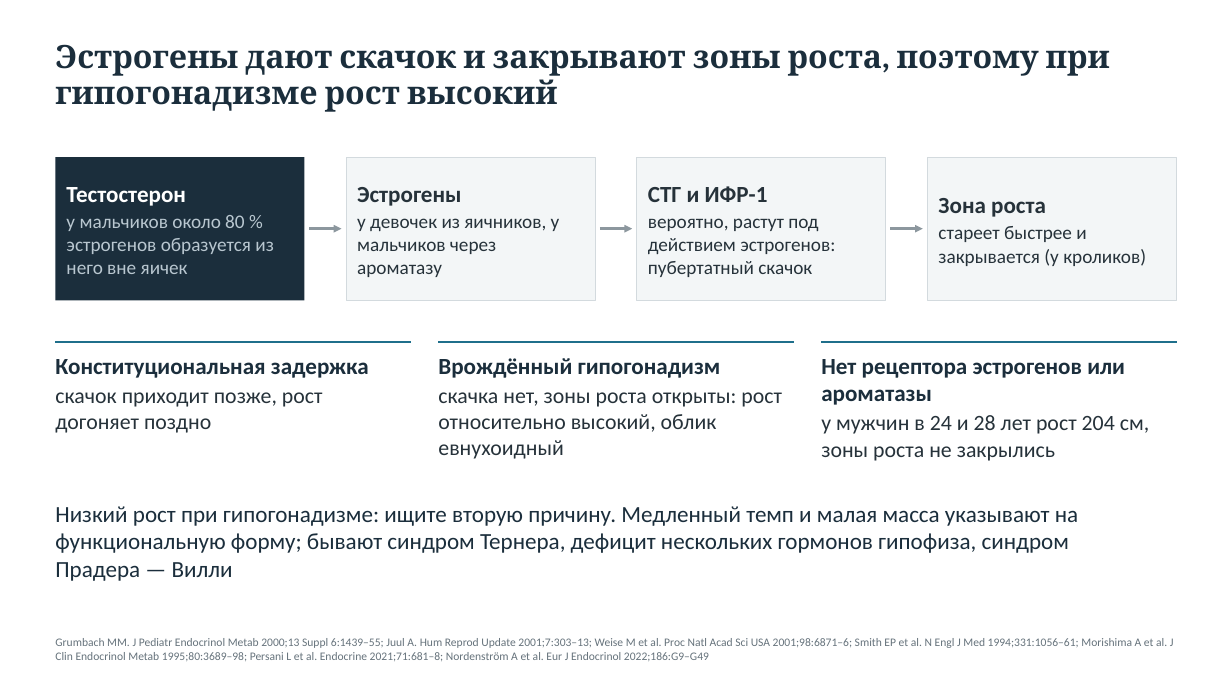
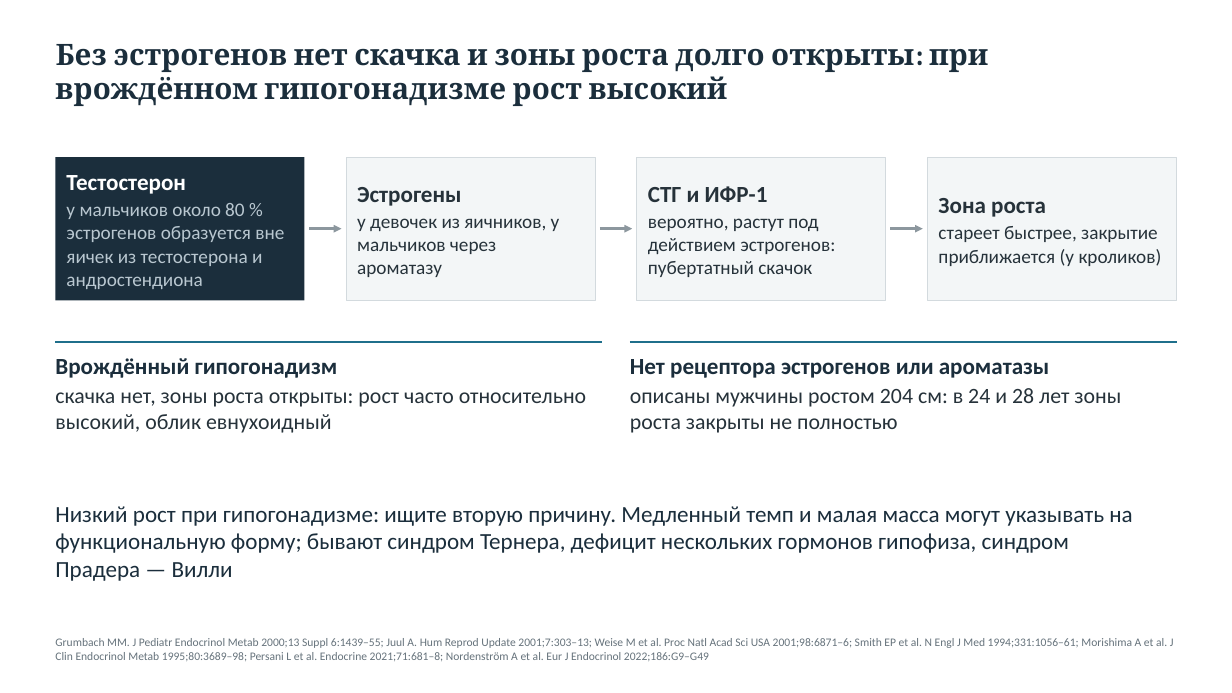
Before and after one commit to drabdulbosit1-eng/my-test-cloud, a slide deck: slide 29 of Endo_short_stature/Эндокринные причины низкорослости 2026.pptx. Drawn at 1232x693 pixels with LibreOffice and Linux fonts; fonts in the diff are those of the drawing. Boxes give left, top, right and bottom in pixels: in the first picture for what was removed or moved away, otherwise in the second. Text is boxed around its words. In the diff, an @@ line names an element or a change of style, - is before the commit and + after.

```diff
--- a/Endo_short_stature/Эндокринные причины низкорослости 2026.pptx
+++ b/Endo_short_stature/Эндокринные причины низкорослости 2026.pptx
@@ text at [55,44,988,106]: text changed; size 25 to 23 pt @@
-Эстрогены дают скачок и закрывают зоны роста, поэтому при гипогонадизме рост высокий
+Без эстрогенов нет скачка и зоны роста долго открыты: при врождённом гипогонадизме рост высокий
@@ text at [66,203,284,289]: text changed @@
-у мальчиков около 80 % эстрогенов образуется из него вне яичек
+у мальчиков около 80 % эстрогенов образуется вне яичек из тестостерона и андростендиона
@@ text at [938,226,1162,266]: text changed @@
-стареет быстрее и закрывается (у кроликов)
+стареет быстрее, закрытие приближается (у кроликов)
@@ line moved from (55, 342) - (410, 342) to (55, 342) - (603, 342) @@
@@ text "Врождённый гипогонадизм": place and size @@
-text "Врождённый гипогонадизм" at [438,358,782,459]
+text "Врождённый гипогонадизм" at [55,358,586,433]
@@ text removed at [55,359,369,433] @@
-Конституциональная задержка
-скачок приходит позже, рост догоняет поздно
@@ line moved from (438, 342) - (794, 342) to (630, 342) - (1177, 342) @@
@@ text "Нет рецептора эстрогенов или ароматазы": place and size @@
-text "Нет рецептора эстрогенов или ароматазы" at [821,359,1149,461]
+text "Нет рецептора эстрогенов или ароматазы" at [630,359,1121,433]
@@ text at [630,388,1121,433]: text changed @@
-у мужчин в 24 и 28 лет рост 204 см, зоны роста не закрылись
+описаны мужчины ростом 204 см: в 24 и 28 лет зоны роста закрыты не полностью
@@ text at [55,392,586,433]: text changed @@
-скачка нет, зоны роста открыты: рост относительно высокий, облик евнухоидный
+скачка нет, зоны роста открыты: рост часто относительно высокий, облик евнухоидный
@@ text at [55,506,1132,581]: text changed @@
-Низкий рост при гипогонадизме: ищите вторую причину. Медленный темп и малая масса указывают на функциональную форму; бывают синдром Тернера, дефицит нескольких гормонов гипофиза, синдром Прадера — Вилли
+Низкий рост при гипогонадизме: ищите вторую причину. Медленный темп и малая масса могут указывать на функциональную форму; бывают синдром Тернера, дефицит нескольких гормонов гипофиза, синдром Прадера — Вилли
```
Also in this commit, not shown: 20 other slides changed, 13 other files.
